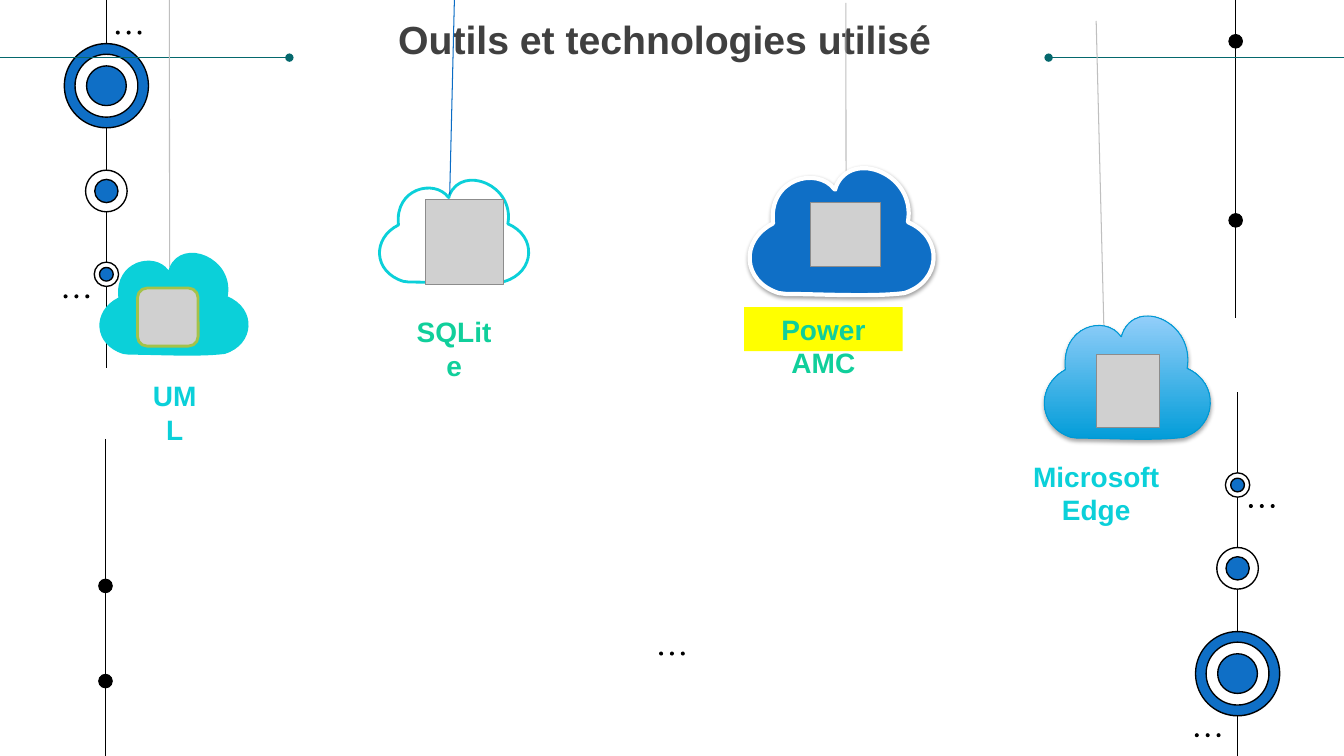
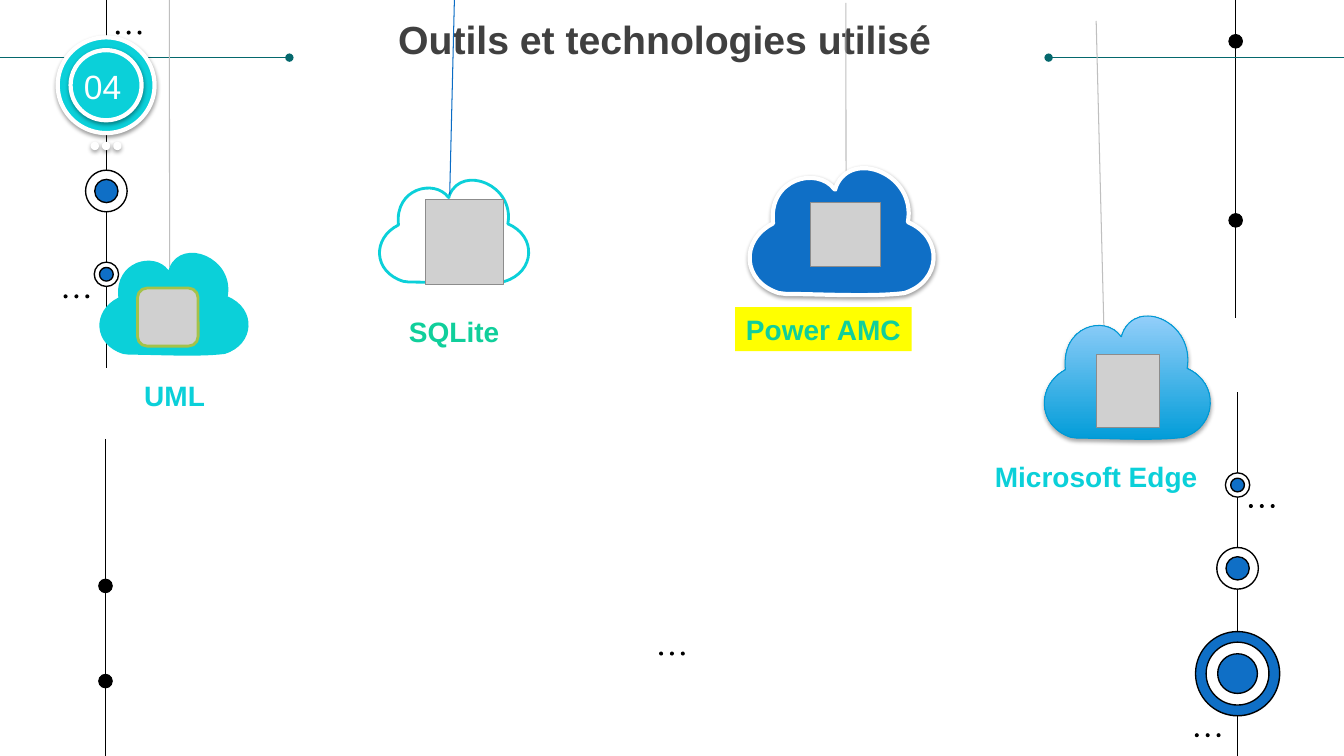
Before and after one commit to muhamedoufi/rapport-cloud, a slide deck: slide 25 of Presentation_cv.pptx. Drawn at 1344x756 pixels with LibreOffice and Linux fonts; fonts in the diff are those of the drawing; grey boxes stand for pictures. Boxes give left, top, right and bottom in pixels: in the first picture for what was removed or moved away, otherwise in the second. Text is boxed around its words. In the diff, an @@ line names an element or a change of style, - is before the commit and + after.

```diff
--- a/Presentation_cv.pptx
+++ b/Presentation_cv.pptx
@@ text added at <box>84,75,121,100</box>, 24 pt, text #FFFFFF @@
+04
@@ group added at <box>57,37,154,148</box>: 5 ellipses @@
@@ text "SQLite" rewrapped from <box>406,310,502,354</box> to <box>409,321,499,348</box> @@
@@ rectangle "Power AMC": place and size @@
-rectangle "Power AMC" at <box>744,308,902,352</box>
+rectangle "Power AMC" at <box>735,308,911,352</box>
@@ text "UML" rewrapped from <box>137,374,213,418</box> to <box>144,386,205,407</box> @@
@@ text "Microsoft Edge" rewrapped from <box>1033,466,1159,525</box> to <box>995,466,1198,492</box> @@
```
Also in this commit, not shown: 19 other slides changed, 3 slides added, 3 slides removed, 1 other file.
